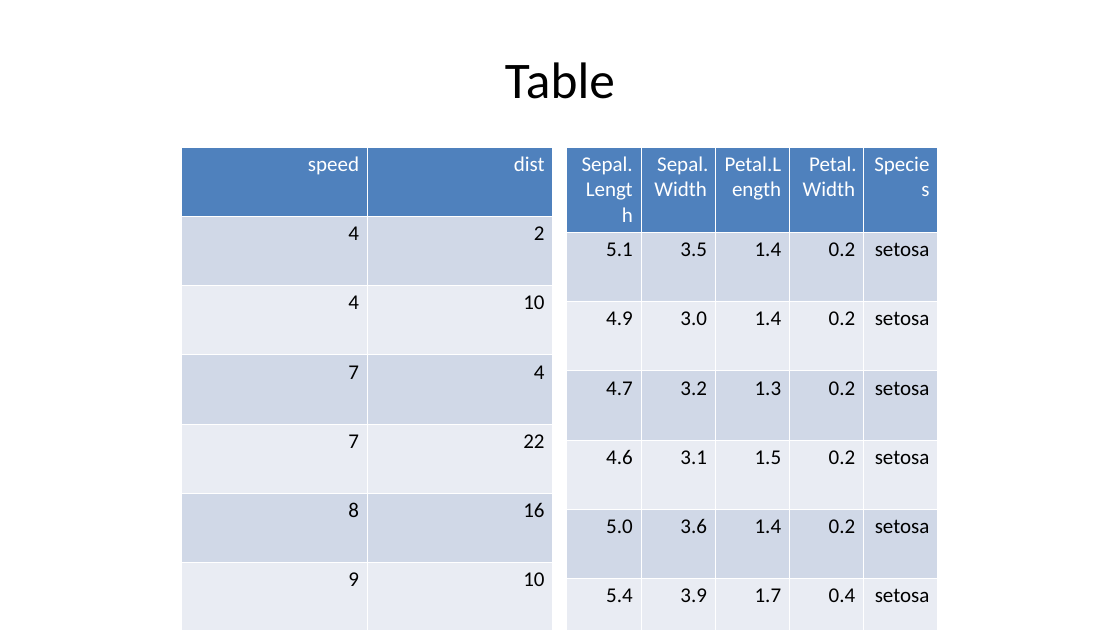
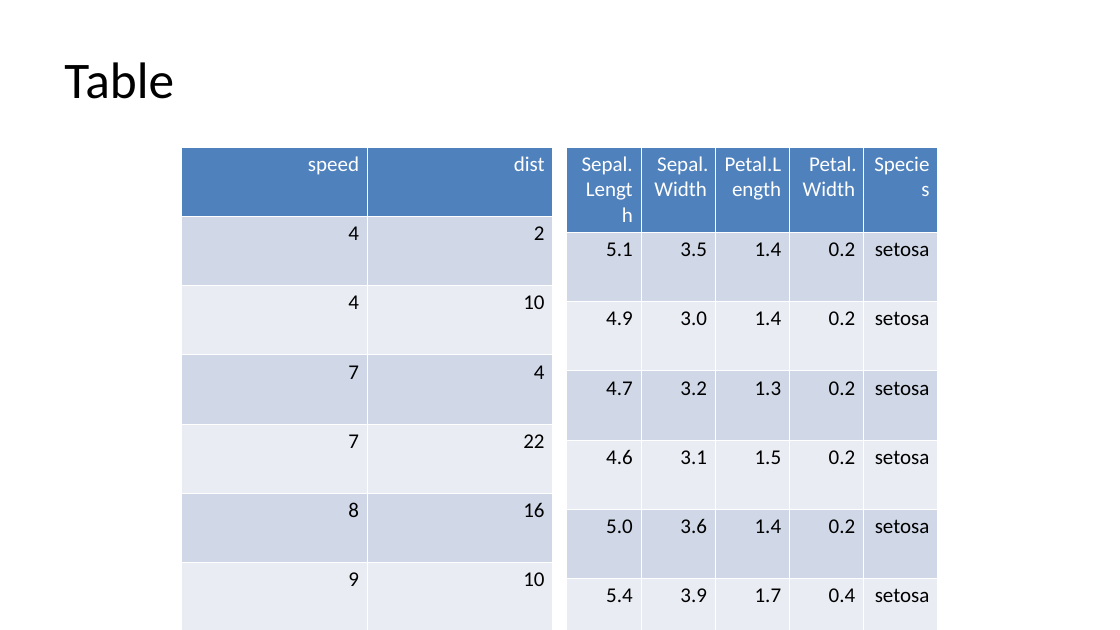
Before and after one commit to bcgov/climate-disturbances, a slide deck: slide 2 of out/pptx-template.pptx. Drawn at 1120x630 pixels with LibreOffice and Linux fonts; fonts in the diff are those of the drawing. Boxes give left, top, right and bottom in pixels: in the first picture for what was removed or moved away, otherwise in the second. Text is boxed around its words. In the diff, an @@ line names an element or a change of style, - is before the commit and + after.

```diff
--- a/out/pptx-template.pptx
+++ b/out/pptx-template.pptx
@@ title "Table" at [64,62,174,99]: alignment centre to left @@
```
Also in this commit, not shown: 8 other slides changed.
